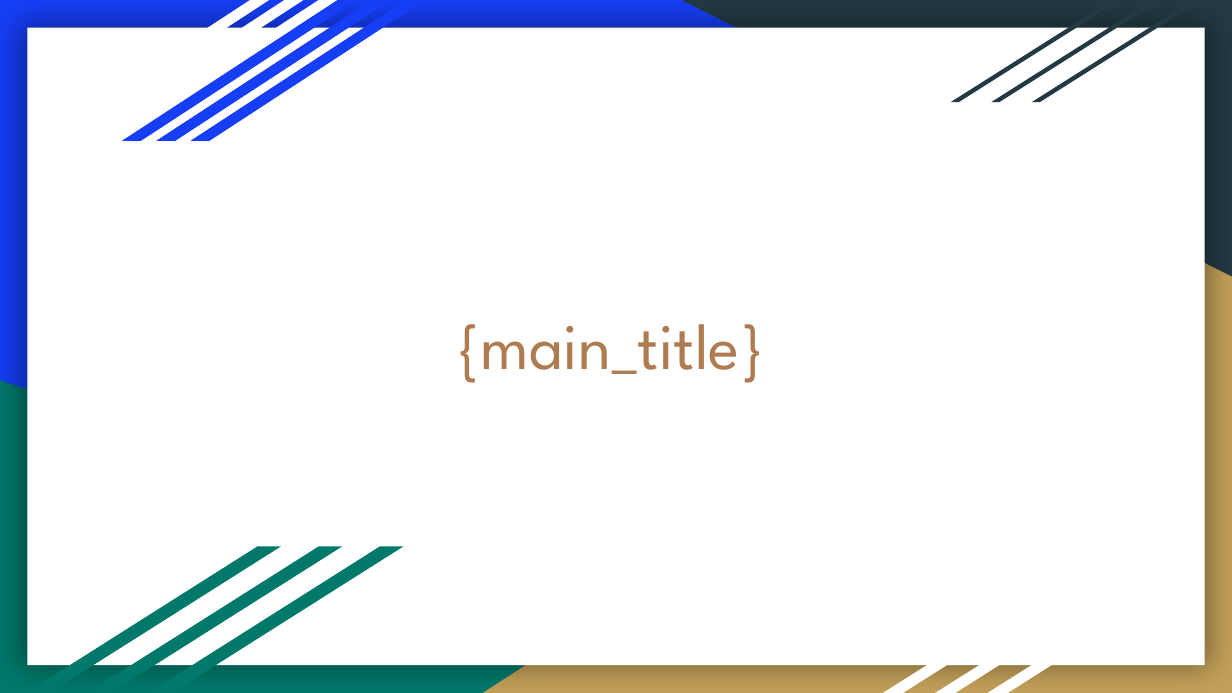
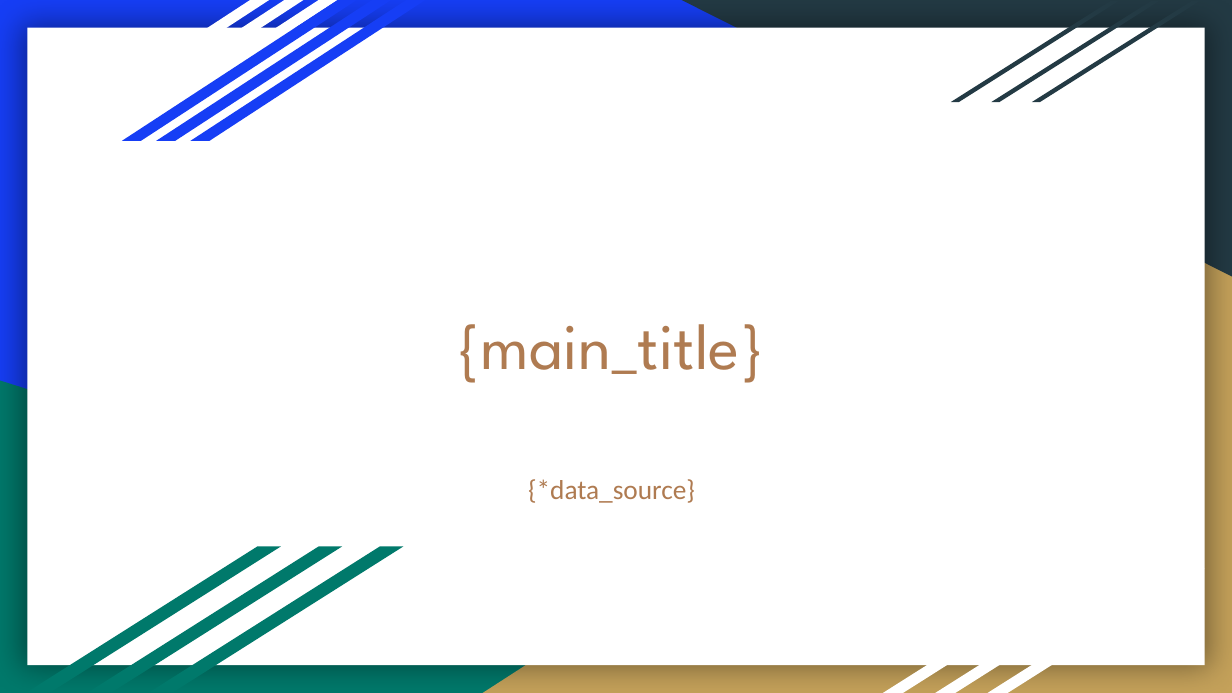
Before and after one commit to United-Codes/cloudofficeprint-python, a slide deck: slide 1 of examples/solar_system_example/pptx/solar_system_template.pptx. Drawn at 1232x693 pixels with LibreOffice and Linux fonts; fonts in the diff are those of the drawing. Boxes give left, top, right and bottom in pixels: in the first picture for what was removed or moved away, otherwise in the second. Text is boxed around its words. In the diff, an @@ line names an element or a change of style, - is before the commit and + after.

Commit message:
update solar system example: add chart and merge docx and pptx into one Python file (the templates use the same data); fix as_dict of class ChartOptions

```diff
--- a/examples/solar_system_example/pptx/solar_system_template.pptx
+++ b/examples/solar_system_example/pptx/solar_system_template.pptx
@@ subtitle added at <box>528,479,695,503</box>, 16 pt, text #AF7B51 @@
+{*data_source}
```
Also in this commit, not shown: 1 other slide changed, 1 slide added, 5 other files.
